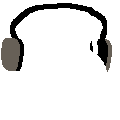
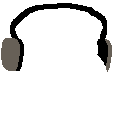
Layered file, before and after one edit (120×120). Changes by layer:
painted on "Layer 1 copy 3" over [left=90, top=41, right=93, bottom=52]
